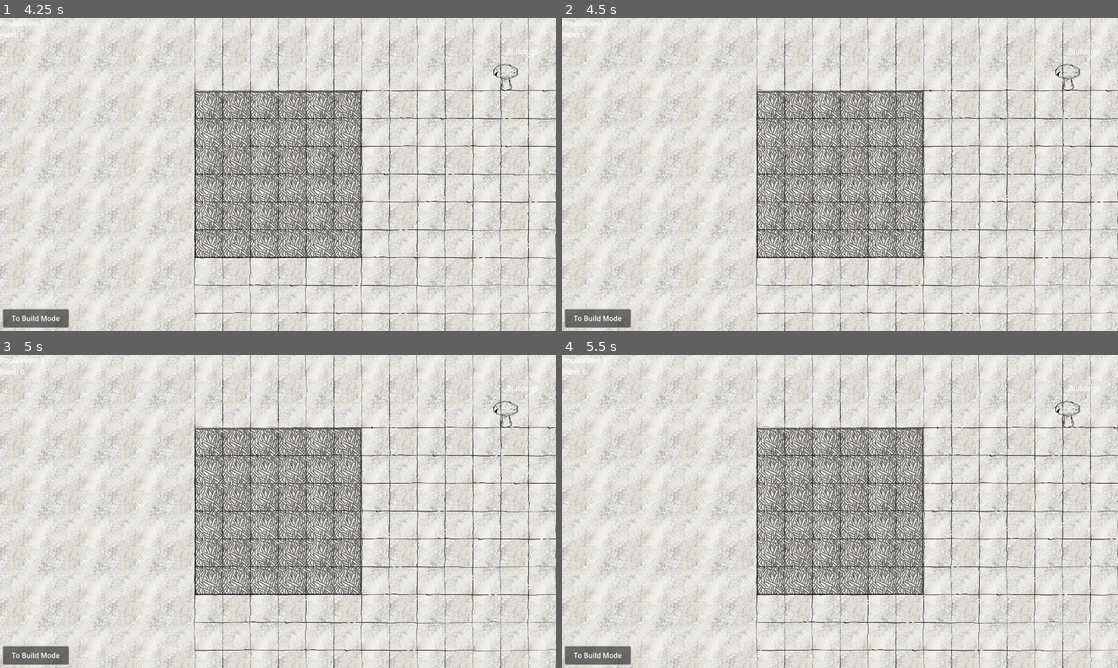
Above: before the commit, frames 1-4 (two rows, left to right).
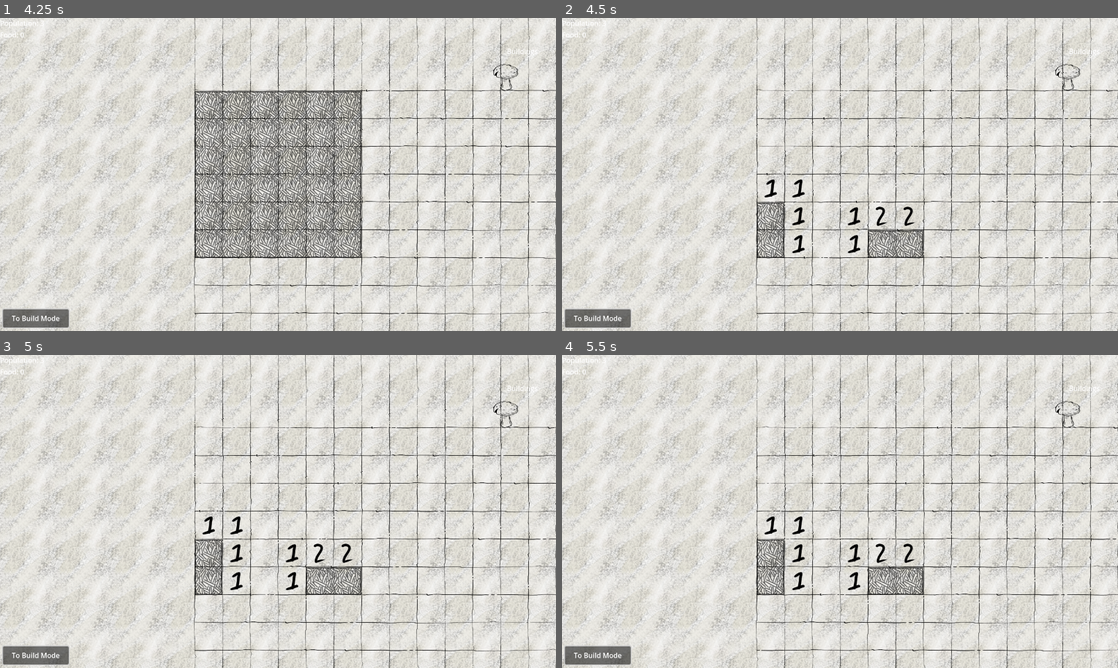
Above: after the commit, the same moments.

Repository: e-lain/MinesweeperDwarves
Game: Godot game, scene res://Main.tscn
The game is run twice, just before and just after one commit, with the same random seed, the same clock (stepped at 60 frames per second) and the same inputs.
Inputs (mouse positions are in pixels of both pictures, inside the frame that each line leads up to):
- Up to frame 1 (4.25 s): click "To Build Mode" at 0.5 s; click "To Build Mode" at 1.25 s; click "To Build Mode" at 2 s; move the mouse to (400, 158) at 2.77 s; press the mouse at (400, 158) at 2.78 s; move the mouse to (166, 190) at 3.52 s; release the mouse at (166, 190) at 3.53 s; right-click (166, 190) at 3.6 s; click (166, 190) at 3.67 s
- Up to frame 2 (4.5 s): move the mouse to (895, 105) at 4.27 s; press the mouse at (895, 105) at 4.28 s
- Up to frame 3 (5 s): no input
- Up to frame 4 (5.5 s): move the mouse to (812, 574) at 5.02 s; release the mouse at (812, 574) at 5.03 s; right-click (812, 574) at 5.1 s; click (812, 574) at 5.17 s

Frame 1 is identical in both runs. In frame 2, 10% of the frame differs, in the area x 35-65%, y 23-77%; in frame 3, 10%; in frame 4, 11%.
Error after the commit: Invalid call. Nonexistent function 'enterBuildMode' in base 'Node2D (board.gd)'. (res://Main.gd:36)

Commit message:
Remove all labels upon entering build mode

Diff:
--- a/board.gd
+++ b/board.gd
@@ -73,7 +73,7 @@
 
 func _process(delta):
 	if tiles_uncovered == total_tiles - bomb_count:
-		enterBuildMode()
+		enter_build_mode()
 		print("TODO: LEVEL WIN! BUILD MODE ENGAGED")
 	get_parent().population = population
 	get_parent().food = food
@@ -94,17 +94,21 @@
 
 	if tile.is_bomb:
 		population -= 1
-		enterBuildMode()
+		enter_build_mode()
 		print("TODO: THE PLAYER HAS LOST, BUILD MODE ENGAGED")
 
 	uncover_tile(tile)
 
 	#update_shadows()
 
-func enterBuildMode():
+func enter_build_mode():
 	build_mode = true
 	bombs_found = 0
 	tiles_uncovered = 0
+	for row in tiles:
+		for tile in row:
+			if tile.label:
+				tile.label.queue_free()
 
 func uncover_tile(tile: BoardTile):
 	tile.is_cover = false
